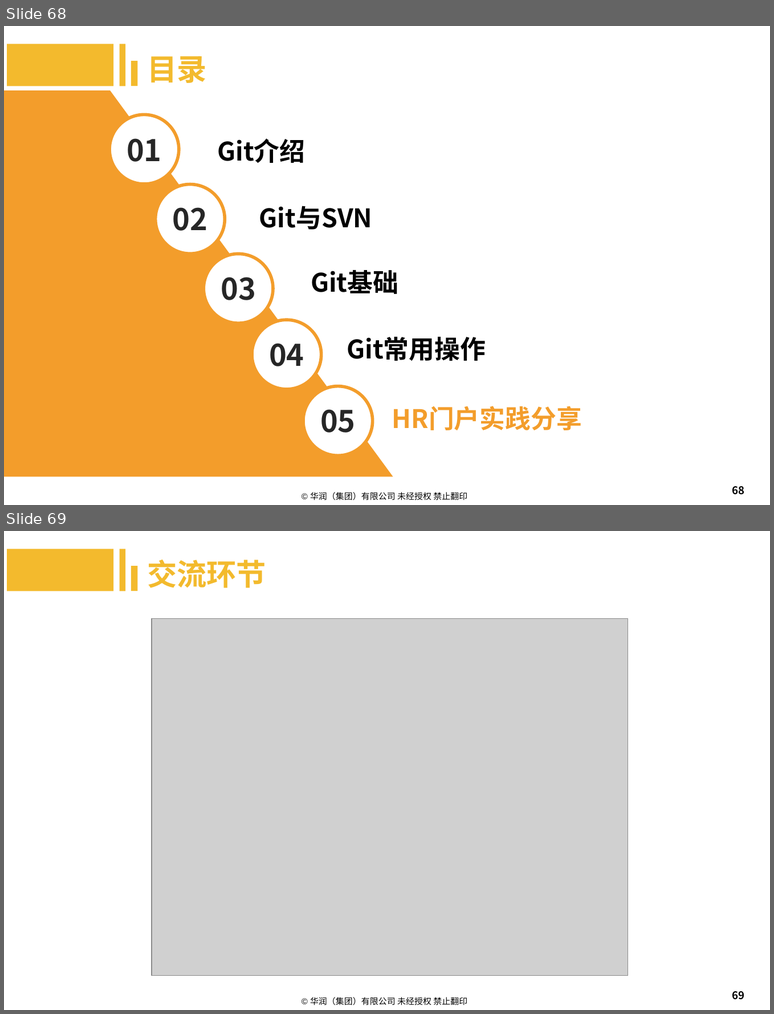
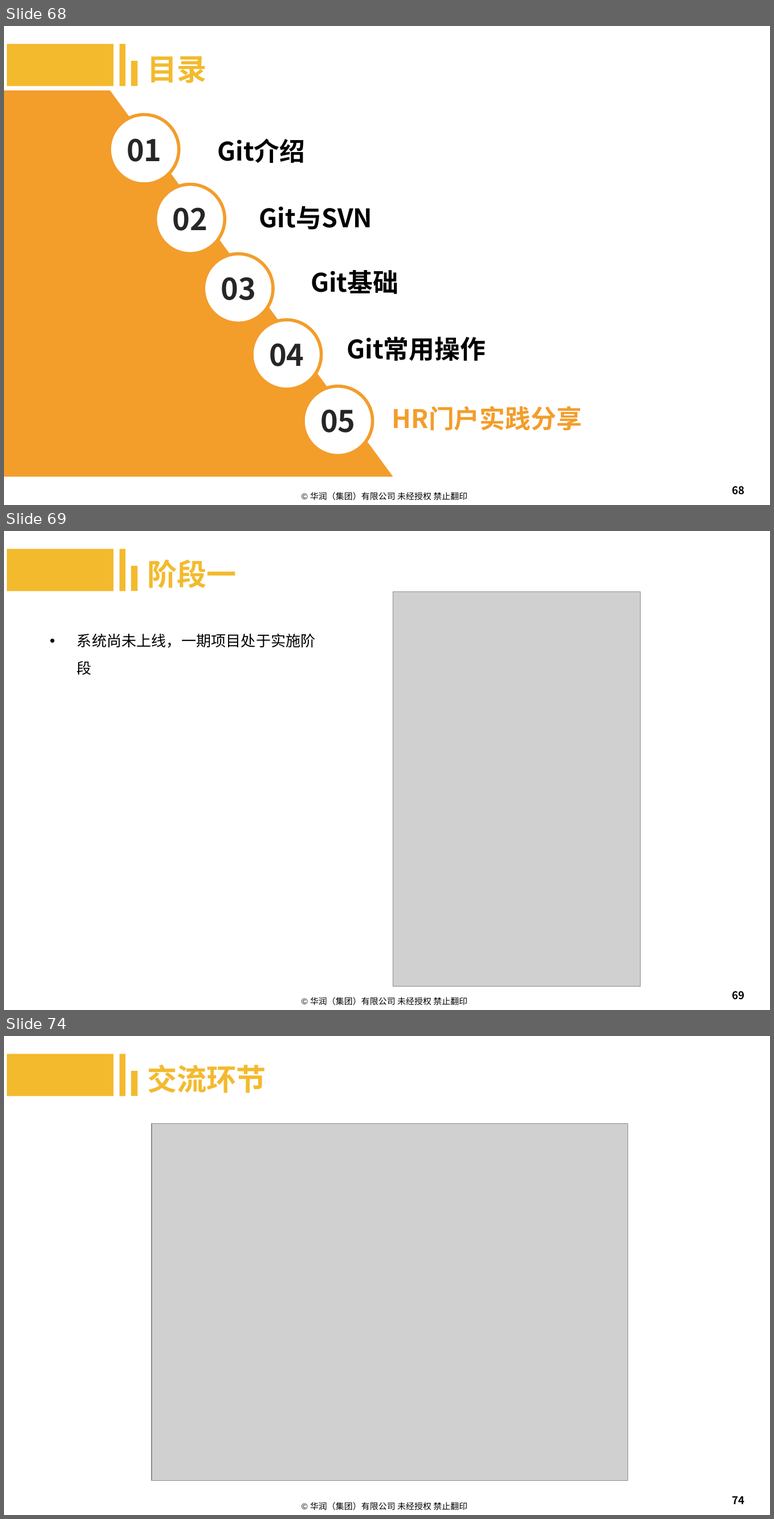
Before and after one commit to machenzhao/git-present, a slide deck: Git.pptx. Shown one above the other, each under a label of ours: slides 68 and 69 before the commit, slides 68, 69 and 74 after it; the slides between them are not shown. The pictures are 774x1014 and 774x1519 pixels, drawn with LibreOffice and Linux fonts; fonts in the diff are those of the drawing; grey boxes stand for pictures; background and template pictures are left out. Boxes give left, top, right and bottom in pixels: in the first picture for what was removed or moved away, otherwise in the second. Text is boxed around its words. In the diff, an @@ line names an element or a change of style, - is before the commit and + after.

```diff
--- a/Git.pptx
+++ b/Git.pptx
@@ slide 69 added at box(4, 531, 770, 1010), background #FFFFFF; not listed: 1 template element that a slide beside it also shows @@
@@ rectangle added at box(7, 549, 113, 591), fill #F3BA2D @@
@@ rectangle added at box(120, 549, 126, 591), fill #F3BA2D @@
@@ text added at box(147, 559, 237, 588), 28 pt, text #F3BA2D, bold @@
+阶段一
@@ rectangle added at box(131, 566, 138, 591), fill #F3BA2D @@
@@ picture added at box(393, 591, 641, 986) @@
@@ text added at box(77, 634, 316, 675), 14 pt, text #000000 @@
+• 系统尚未上线，一期项目处于实施阶段
@@ page number added at box(732, 991, 744, 1000), 10 pt, text #000000 @@
+69
@@ what was slide 69 is now slide 74 @@
@@ page number at box(732, 1496, 744, 1504): text changed @@
-69
+74
```
Also in this commit, not shown: 1 slide changed, 4 other slides added, 2 other files.
